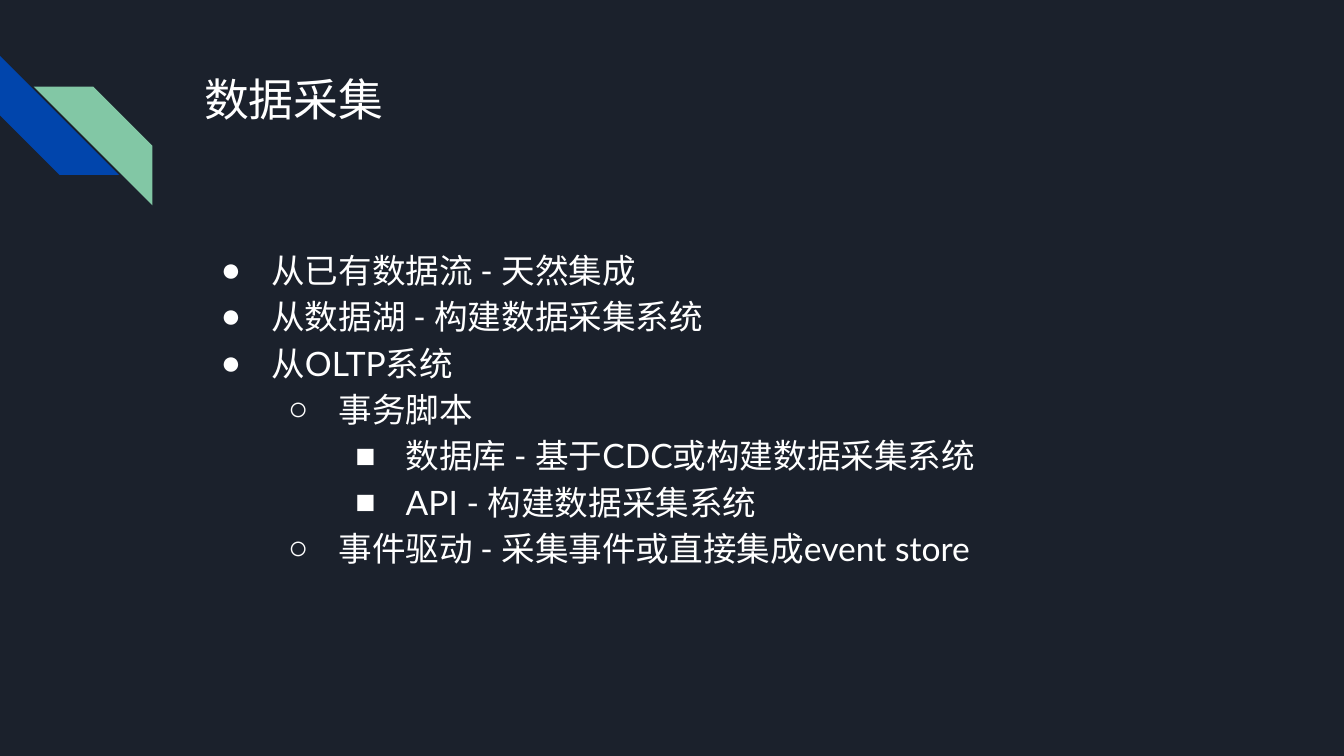
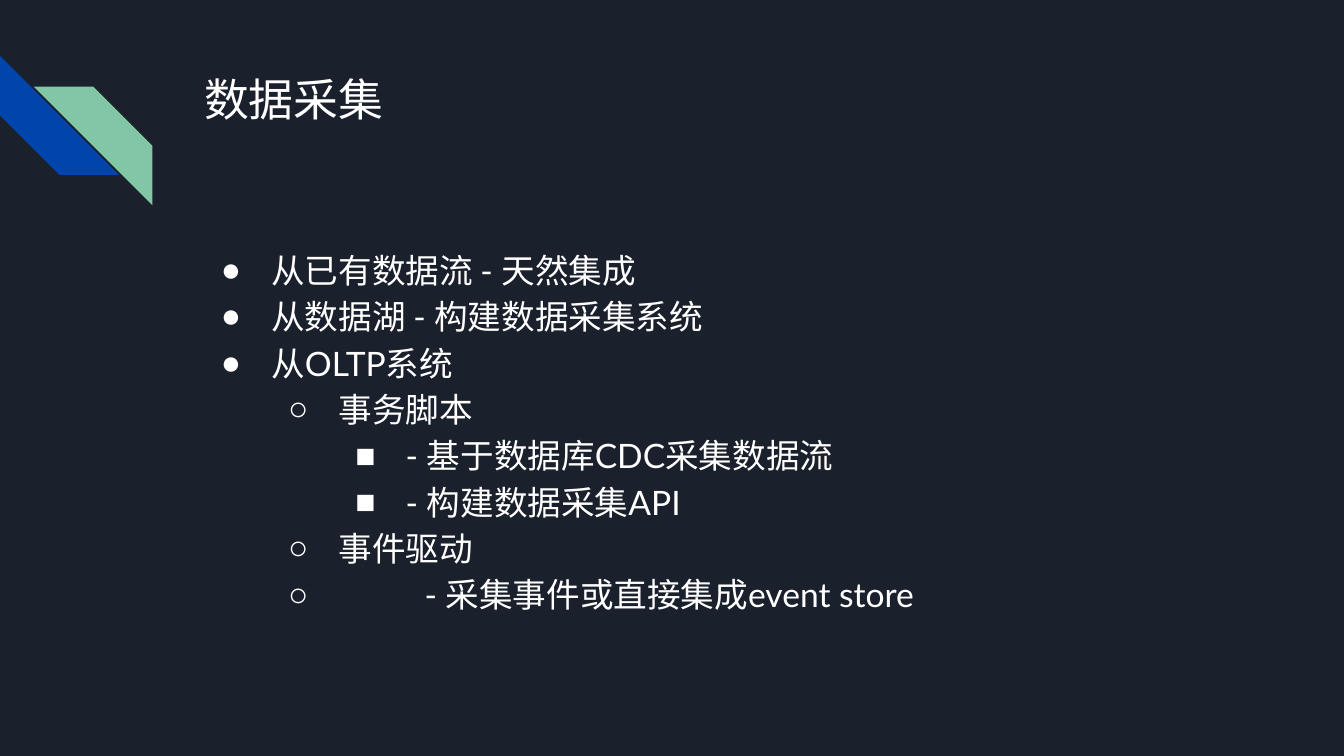
Before and after one commit to kinglywork/MyPPT, a slide deck: slide 6 of Flink框架介绍及在流数据处理中的应用.pptx. Drawn at 1344x756 pixels with LibreOffice and Linux fonts; fonts in the diff are those of the drawing. Boxes give left, top, right and bottom in pixels: in the first picture for what was removed or moved away, otherwise in the second. Text is boxed around its words. In the diff, an @@ line names an element or a change of style, - is before the commit and + after.

```diff
--- a/Flink框架介绍及在流数据处理中的应用.pptx
+++ b/Flink框架介绍及在流数据处理中的应用.pptx
@@ text at (339, 439, 914, 610): text changed @@
-    ■ 数据库 - 基于CDC或构建数据采集系统
-    ■ API - 构建数据采集系统
-  ○ 事件驱动 - 采集事件或直接集成event store
+    ■ - 基于数据库CDC采集数据流
+    ■ - 构建数据采集API
+  ○ 事件驱动
+  ○ - 采集事件或直接集成event store
```
Also in this commit, not shown: 4 other slides changed.
